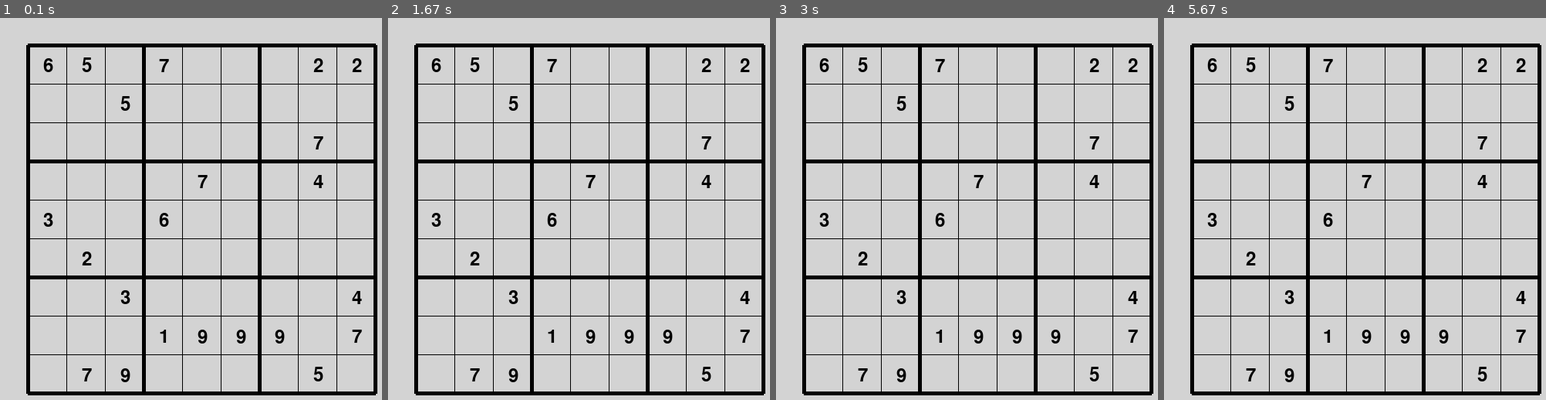
Above: before the commit, frames 1-4 (left to right).
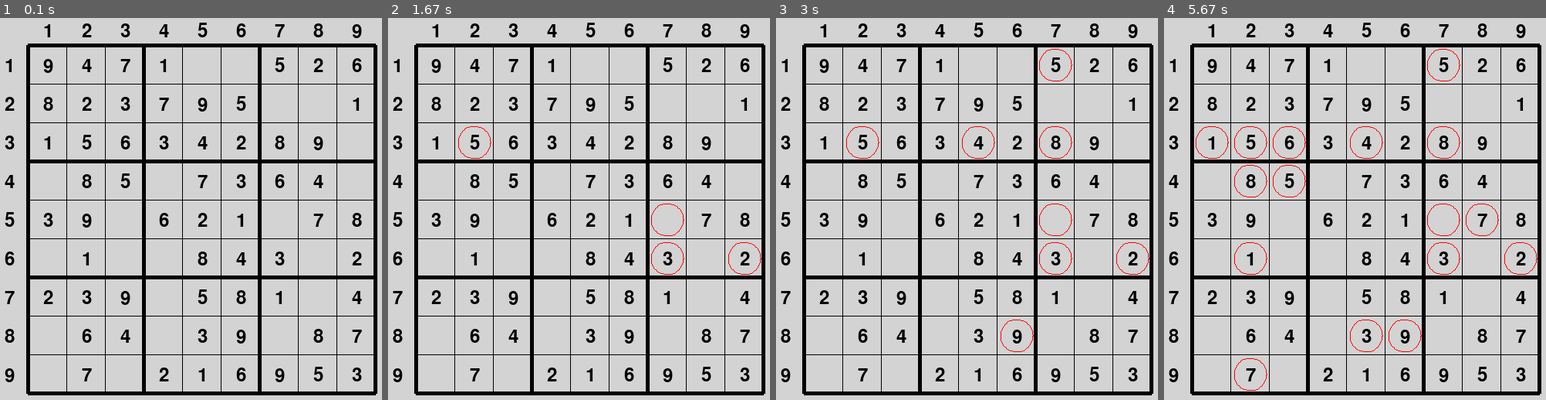
Above: after the commit, the same moments.

Repository: Juhasen/PyGame-Sudoku
Game: pygame game, started from game.py
Two runs of this game, one before a commit and one after it. Both use one fixed random seed, a clock stepped at 60 frames per second and the inputs below.
Inputs (mouse positions are in pixels of both pictures, inside the frame that each line leads up to):
- Up to frame 1 (0.1 s): no input
- Up to frame 2 (1.67 s): click (666, 220) at 0.38 s; click (670, 247) at 0.72 s; click (487, 155) at 1.05 s; click (735, 254) at 1.38 s
- Up to frame 3 (3 s): click (1066, 75) at 1.72 s; click (1028, 331) at 2.05 s; click (1035, 147) at 2.38 s; click (974, 132) at 2.72 s
- Up to frame 4 (5.67 s): click (1221, 124) at 3.05 s; click (1255, 262) at 3.38 s; click (1259, 163) at 3.72 s; click (1274, 136) at 4.05 s; click (1469, 201) at 4.38 s; click (1274, 193) at 4.72 s; click (1355, 342) at 5.05 s; click (1267, 377) at 5.38 s

The runs differ from the first frame. In frame 1, 3.9% of the frame differs, in the area x 1-95%, y 1-96%; in frame 2, 4.1%; in frame 3, 4.3%; in frame 4, 4.7%, in the area x 1-98%, y 1-98%.

Commit message:
TODO: make the track_mouse function work properly with the game

Diff:
--- a/game.py
+++ b/game.py
@@ -4,6 +4,27 @@
 
 WIDTH = 750
 HEIGHT = 550
+
+
+def validate_number(board, row, col, num):
+    # Check the row
+    for i in range(9):
+        if board[row][i] == num:
+            return False
+
+    # Check the column
+    for i in range(9):
+        if board[i][col] == num:
+            return False
+
+    # Check the 3x3 grid
+    start_row = row - row % 3
+    start_col = col - col % 3
+    for i in range(3):
+        for j in range(3):
+            if board[i + start_row][j + start_col] == num:
+                return False
+    return True
 
 
 def draw_board(screen):
@@ -16,24 +37,44 @@
             pygame.draw.line(screen, (0, 0, 0), (50 + 50 * i, 50), (50 + 50 * i, 500))
             pygame.draw.line(screen, (0, 0, 0), (50, 50 + 50 * i), (500, 50 + 50 * i))
 
+    # draw the numbers above the grid
+    font = pygame.font.Font(None, 36)
+    for i in range(9):
+        text = font.render(str(i + 1), True, (0, 0, 0))
+        screen.blit(text, (70 + i * 50, 20))
+        screen.blit(text, (20, 65 + i * 50))
 
-def generate_numbers(screen):
-    board = [[0 for i in range(9)] for j in range(9)]
+
+def draw_numbers(screen, board):
     font = pygame.font.Font(None, 36)
-    counter = random.randint(25, 27)
+    for i in range(9):
+        for j in range(9):
+            if board[i][j] != 0:
+                text = font.render(str(board[i][j]), True, (0, 0, 0))
+                screen.blit(text, (70 + j * 50, 65 + i * 50))
+
+
+def generate_numbers(screen, board):
+    counter = random.randint(50, 65)
     for i in range(counter):
-        row = random.randint(0, 8)
-        col = random.randint(0, 8)
-        if board[row][col] != 0:
-            continue
-        num = random.randint(1, 9)
-        board[row][col] = num
+        found = False
+        while not found:
+            row = random.randint(0, 8)
+            col = random.randint(0, 8)
+            num = random.randint(1, 9)
+            if validate_number(board, row, col, num) and board[row][col] == 0:
+                board[row][col] = num
+                found = True
 
-        #TODO: VALIDATE THE BOARD
 
-        font = pygame.font.Font(None, 36)
-        text = font.render(str(num), True, (0, 0, 0))
-        screen.blit(text, (70 + col * 50, 65 + row * 50))
+def track_mouse(screen):
+    mouse_pos = pygame.mouse.get_pos()
+    if 50 < mouse_pos[0] < 500 and 50 < mouse_pos[1] < 500:
+        row = (mouse_pos[1] - 50) // 50
+        col = (mouse_pos[0] - 50) // 50
+        pygame.draw.arc(screen, (255, 0, 0), (55 + col * 50, 55 + row * 50, 42, 42), 0, 6.28, 1)
+        return row, col
+    return None
 
 
 if __name__ == "__main__":
@@ -49,19 +90,21 @@
 
     pygame.display.set_caption("Sudoku")
 
-    # make a green background
     screen.fill((211, 211, 211))
 
+    board = [[0 for i in range(9)] for j in range(9)]
+
     draw_board(screen)
-
-    generate_numbers(screen)
+    generate_numbers(screen, board)
+    draw_numbers(screen, board)
 
     while running:
         for event in pygame.event.get():
             if event.type == pygame.QUIT:
                 running = False
-                pygame.quit()
-                sys.exit()
+        #if the button is  clicked then select the cell and change the value of it based on the number clicked
+        track_mouse(screen) #change the working of the track func
+
         pygame.display.flip()
         clock.tick(60)
 
